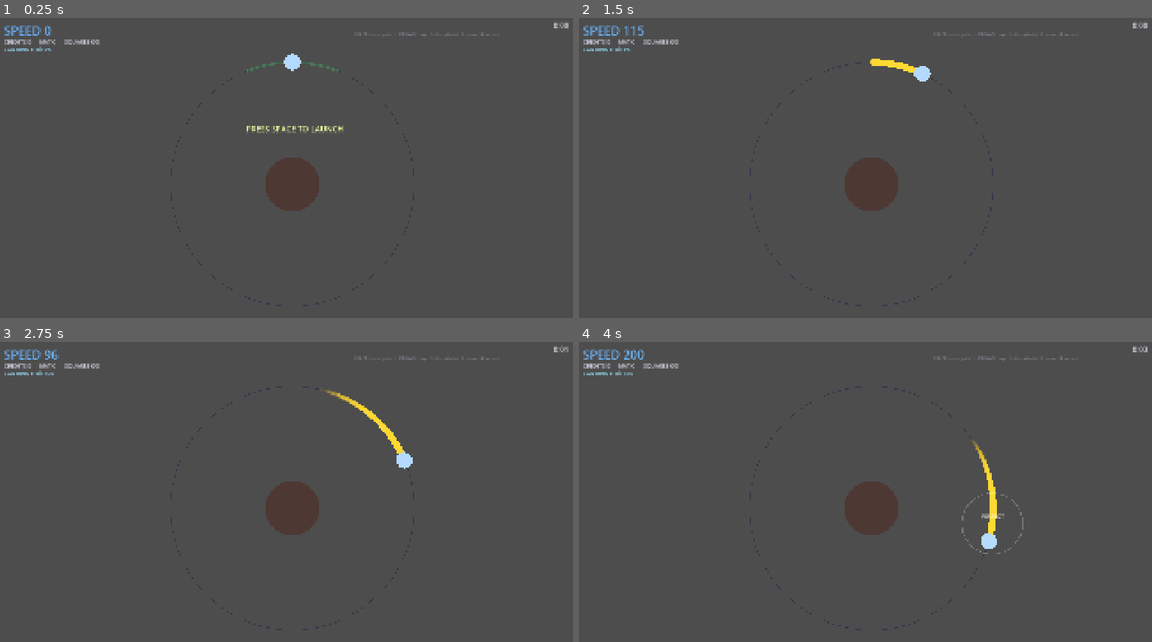
Above: before the commit, frames 1-4 (two rows, left to right).
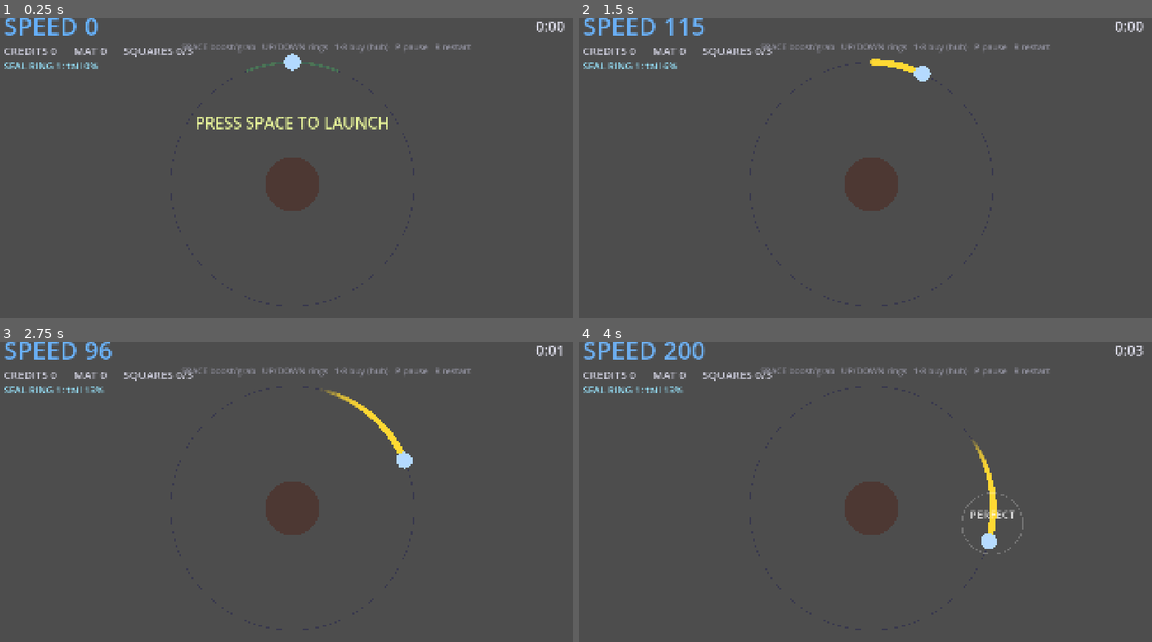
Above: after the commit, the same moments.

Repository: kjbrown-sandbox/juniper-dev-gamejam
Game: Godot game, scene res://Game.tscn
Two runs of this game, one before a commit and one after it. Both use one fixed random seed, a clock stepped at 60 frames per second and the inputs below.
Inputs (mouse positions are in pixels of both pictures, inside the frame that each line leads up to):
- Up to frame 1 (0.25 s): no input
- Up to frame 2 (1.5 s): tap Enter at 0.5 s; move the mouse to (1003, 168) at 0.52 s; hold Up 0.53-1.28 s; hold F 0.53-1.28 s; click (1003, 168) at 0.67 s; tap Space at 0.77 s; move the mouse to (750, 201) at 1.27 s; hold Down from 1.28 s (still down); tap 1 at 1.35 s
- Up to frame 3 (2.75 s): tap Space at 1.52 s; move the mouse to (349, 435) at 2.02 s; release Down at 2.03 s; hold Up from 2.03 s (still down); tap 2 at 2.1 s
- Up to frame 4 (4 s): move the mouse to (842, 576) at 2.77 s; tap 3 at 2.85 s; click (842, 576) at 2.92 s; tap Space at 3.02, 3.77 s; move the mouse to (1048, 558) at 3.52 s; release Up at 3.53 s; hold Down from 3.53 s (still down); tap 4 at 3.6 s

The runs differ from the first frame. In frame 1, 2.7% of the frame differs, in the area x 0-100%, y 0-39%; in frame 2, 2.0%; in frame 3, 2.0%; in frame 4, 2.2%.

Commit message:
Seal only on a full on-ring lap; 2x HUD text; enemy HP numbers
- Sealing now requires a full lap made ON the ring: clear the comet tail on glide
  arrival so a mid-glide spiral can't bank a seal. tail_span() ignores particles
  faded below 15% opacity, so the head must connect with a still-visible tail.
- Enemy HP drawn above each threat (remaining SPACE hits).
- All HUD / in-world text scaled via ui_text_scale (=2.0) through a dtext() helper;
  re-spaced the left stack, enemy clock, and right-anchored timer/controls, and
  centered the banners so 2x text doesn't overlap or clip. Shop modal left unscaled
  (fixed layout would overflow the canvas).
- Doc: record itch embed dims (1280x720) + Fullscreen button in the setup checklist.

Co-Authored-By: Claude Opus 4.8 (1M context) <noreply@anthropic.com>

Diff:
--- a/Game.gd
+++ b/Game.gd
@@ -24,6 +24,7 @@
 @export var comet_emit_step := 0.04     # rad spacing between emitted tail particles
 @export var comet_dot := 5.0            # tail particle radius (world px)
 @export var seal_near := 0.70           # tail fraction of full at which the seal cinematic engages
+@export var ui_text_scale := 2.0        # multiplier on all HUD / in-world text sizes (shop modal excluded)
 @export var seal_slowmo := 0.15         # steady time scale held through the seal (pleenko orange-unlock value)
 @export var seal_zoom := 1.9            # camera punch-in during the seal
 @export var seal_zoom_time := 0.5       # s to become fully zoomed in
@@ -379,12 +380,18 @@
 
 
 func tail_span() -> float:
-	# Angular length of the live tail = rotation accumulated while the oldest particle is
-	# still alive. The moon "catches its tail" (span >= TAU) by lapping within tail_life.
-	if comet.is_empty():
-		return 0.0
-	var oldest: Dictionary = comet[0]
-	return cum_angle - oldest.cum
+	# Angular length of the live tail = rotation since the oldest STILL-VISIBLE particle was
+	# dropped. The moon "catches its tail" (span >= TAU) by lapping within tail_life. A
+	# particle faded below 15% opacity is too ghostly to "collide" with, so it doesn't count
+	# — we measure to the oldest particle that's still at least 15% opaque.
+	for cp in comet:   # comet is ordered oldest-first
+		var lf: float = cp.life
+		var f := clampf(lf / tail_life, 0.0, 1.0)
+		var op := 1.0 - (1.0 - f) * (1.0 - f)   # same ease-out as the draw
+		if op >= 0.15:
+			var cm: float = cp.cum
+			return cum_angle - cm
+	return 0.0
 
 
 func seal_speed() -> float:
@@ -548,6 +555,7 @@
 			move_t = 1.0
 			moving = false
 			current_ring = move_to
+			comet.clear()   # drop the spiral tail from the glide — a seal needs a full lap made ON the ring
 			if current_ring == 0:
 				arrive_at_hub()   # bank squares + open the upgrade screen
 		display_radius = lerpf(ring_r(move_from), ring_r(move_to), move_t)
@@ -601,7 +609,7 @@
 			for n in light_count:
 				if unlocked < 2:
 					lights.append(rand_ahead())           # free before the core exists (ring 1)
-				elif core >= light_cost:
+				elif core > light_cost:                   # strict: never spend the last point
 					core -= light_cost
 					lights.append(rand_ahead())
 
@@ -662,7 +670,7 @@
 
 
 func enemy_interval(i: int) -> float:
-	return [45.0, 40.0, 35.0, 30.0][i % 4]
+	return [40.0, 35.0, 30.0, 25.0][i % 4]
 
 
 func enemy_count(i: int) -> int:
@@ -968,12 +976,12 @@
 		draw_rect(Rect2(cbx - 2, cby - 2, cbw + 4, 16.0), Color(0.05, 0.05, 0.07))
 		draw_rect(Rect2(cbx, cby, cbw, 12.0), Color(0.14, 0.14, 0.18))
 		draw_rect(Rect2(cbx, cby, cbw * cfrac, 12.0), Color(0.85, 0.3, 0.3).lerp(Color(0.3, 0.85, 0.45), cfrac))
-		draw_string(font, Vector2(cbx, cby + 27.0), "CORE %d/%d" % [int(core), int(core_cap)], HORIZONTAL_ALIGNMENT_CENTER, cbw, 13, Color(0.92, 0.92, 0.96))
+		dtext(font,Vector2(cbx, cby + 27.0), "CORE %d/%d" % [int(core), int(core_cap)], HORIZONTAL_ALIGNMENT_CENTER, cbw, 13, Color(0.92, 0.92, 0.96))
 
 	# Shop is blocked by living enemies: prompt above the planet while waiting at the hub.
 	if hub_pending and not shop_open and current_ring == 0 and not threats.is_empty():
-		draw_string(font, c + Vector2(-230, -planet_draw_radius() * z - 34.0), "KILL ENEMIES TO OPEN THE SHOP",
-			HORIZONTAL_ALIGNMENT_LEFT, -1, 26, Color(1, 0.3, 0.3))
+		dtext(font, c + Vector2(-450, -planet_draw_radius() * z - 40.0), "KILL ENEMIES TO OPEN THE SHOP",
+			HORIZONTAL_ALIGNMENT_CENTER, 900, 26, Color(1, 0.3, 0.3))
 
 	# Blaster beam.
 	if beam_on:
@@ -1002,7 +1010,7 @@
 		var hl: int = ast.hits_left
 		var ap := c + ring_point(ring_r(2), aa) * z
 		draw_circle(ap, asteroid_radius * z, Color(0.6, 0.55, 0.5))
-		draw_string(font, ap + Vector2(-20, -asteroid_radius * z - 4.0), str(hl), HORIZONTAL_ALIGNMENT_CENTER, 40, 16, Color(1, 1, 1))
+		dtext(font,ap + Vector2(-20, -asteroid_radius * z - 4.0), str(hl), HORIZONTAL_ALIGNMENT_CENTER, 40, 16, Color(1, 1, 1))
 
 	# Threats (siphoners).
 	for tr in threats:
@@ -1012,6 +1020,8 @@
 		var tcol := Color(1.0, 0.3, 0.85) if not latched else Color(1.0, 0.25, 0.25)
 		var rad := threat_radius * z
 		draw_colored_polygon([tp + Vector2(0, -rad), tp + Vector2(rad, 0), tp + Vector2(0, rad), tp + Vector2(-rad, 0)], tcol)
+		var thp: int = tr.hp
+		dtext(font,tp + Vector2(-20, -rad - 6.0), str(thp), HORIZONTAL_ALIGNMENT_CENTER, 40, 16, Color(1, 1, 1))
 
 	# Lights.
 	for i in lights.size():
@@ -1054,26 +1064,36 @@
 
 	for pu in popups:
 		var qa := clampf(pu.life * 1.6, 0.0, 1.0)
-		draw_string(font, c + pu.pos * z + Vector2(-40, 0), pu.text, HORIZONTAL_ALIGNMENT_CENTER, 80, pu.size, Color(1, 1, 1, qa))
+		dtext(font, c + pu.pos * z + Vector2(-110, 0), pu.text, HORIZONTAL_ALIGNMENT_CENTER, 220, pu.size, Color(1, 1, 1, qa))
 
 	_draw_hud(font, spd_col)
+
+
+# Scaled text helper — same arg order as draw_string, but the font size is multiplied by
+# ui_text_scale. Used everywhere except the shop modal (its layout is sized to fixed fonts).
+func dtext(f: Font, pos: Vector2, text: String, align: int, width: float, size: int, color: Color) -> void:
+	draw_string(f, pos, text, align, width, int(round(float(size) * ui_text_scale)), color)
 
 
 func _draw_hud(font: Font, spd_col: Color) -> void:
 	var vp := get_viewport_rect().size
-	draw_string(font, Vector2(22, 56), "SPEED %d" % int(speed), HORIZONTAL_ALIGNMENT_LEFT, -1, 40, spd_col)
-	draw_string(font, Vector2(22, 84), "CREDITS %d      MAT %d      SQUARES %d/%d" % [square_credits, asteroid_mats, inventory, max_inventory],
+	dtext(font, Vector2(22, 56), "SPEED %d" % int(speed), HORIZONTAL_ALIGNMENT_LEFT, -1, 40, spd_col)
+	dtext(font, Vector2(22, 120), "CREDITS %d      MAT %d      SQUARES %d/%d" % [square_credits, asteroid_mats, inventory, max_inventory],
 		HORIZONTAL_ALIGNMENT_LEFT, -1, 18, Color(0.82, 0.82, 0.88))
 	# Seal hint: how close the tail is to wrapping the current ring.
 	if phase == "play" and current_ring < unlocked and not sealed[current_ring] and not moving:
 		var pct := int(clampf(tail_span() / TAU, 0.0, 1.0) * 100.0)
-		draw_string(font, Vector2(22, 108), "SEAL RING %d: tail %d%%" % [current_ring + 1, pct],
+		dtext(font, Vector2(22, 168), "SEAL RING %d: tail %d%%" % [current_ring + 1, pct],
 			HORIZONTAL_ALIGNMENT_LEFT, -1, 16, Color(0.6, 0.9, 1.0))
+	# Core too low to make lights: head home to refill (it won't kill you, just dries up).
+	if phase == "play" and unlocked >= 2 and lights.is_empty() and core <= light_cost:
+		dtext(font, Vector2(22, 212), "CORE LOW — RETURN HOME TO REFILL",
+			HORIZONTAL_ALIGNMENT_LEFT, -1, 17, Color(1.0, 0.55, 0.2))
 
 	# Enemy spawn clock (Pleenko-style pie slice that depletes clockwise), on the left.
 	if enemy_active:
-		var ck := Vector2(74, 220)
-		var cr := 42.0
+		var ck := Vector2(90, 320)
+		var cr := 48.0
 		var secs := maxi(0, ceili(threat_timer))
 		var total := enemy_interval(threat_spawn_count)
 		var frac := clampf(float(secs) / maxf(1.0, total), 0.0, 1.0)
@@ -1085,34 +1105,35 @@
 				var a := -PI / 2.0 + sweep * (float(i) / 32.0)
 				pts.append(ck + Vector2(cos(a), sin(a)) * cr)
 			draw_colored_polygon(pts, Color(0.92, 0.92, 1.0))
-		draw_string(font, ck + Vector2(-cr, 9), str(secs), HORIZONTAL_ALIGNMENT_CENTER, cr * 2.0, 26, Color(0.1, 0.1, 0.15))
+		dtext(font, ck + Vector2(-cr, 14), str(secs), HORIZONTAL_ALIGNMENT_CENTER, cr * 2.0, 26, Color(0.1, 0.1, 0.15))
 		var cnt := enemy_count(threat_spawn_count)
 		var etext := ("%d enemy will spawn" if cnt == 1 else "%d enemies will spawn") % cnt
-		draw_string(font, Vector2(ck.x - 110, ck.y + cr + 28.0), etext, HORIZONTAL_ALIGNMENT_CENTER, 220, 17, Color(1, 0.58, 0.5))
+		dtext(font, Vector2(ck.x - 200, ck.y + cr + 34.0), etext, HORIZONTAL_ALIGNMENT_CENTER, 400, 17, Color(1, 0.58, 0.5))
 
 	# Game timer (top-right corner).
 	var mins := int(game_time) / 60
 	var secs := int(game_time) % 60
-	draw_string(font, Vector2(vp.x - 110, 34), "%d:%02d" % [mins, secs], HORIZONTAL_ALIGNMENT_LEFT, -1, 24, Color(0.85, 0.85, 0.9))
+	dtext(font, Vector2(vp.x - 170, 44), "%d:%02d" % [mins, secs], HORIZONTAL_ALIGNMENT_LEFT, -1, 24, Color(0.85, 0.85, 0.9))
 
 	# Controls hint (top-right, under the timer).
 	var hint := "SPACE boost/grab   UP/DOWN rings   1-8 buy (hub)   P pause"
 	if has_blasters:
 		hint += "   hold F: blaster"
 	hint += "   R restart"
-	draw_string(font, Vector2(vp.x - 760, 58), hint, HORIZONTAL_ALIGNMENT_LEFT, -1, 14, Color(0.55, 0.55, 0.6))
+	dtext(font, Vector2(vp.x - 1320, 104), hint, HORIZONTAL_ALIGNMENT_LEFT, -1, 14, Color(0.55, 0.55, 0.6))
 
 	var sc := screen_center()
+	# Centered banners — CENTER alignment in a wide box so they stay centered at any text scale.
 	if paused:
-		draw_string(font, sc + Vector2(-70, -170), "PAUSED  (P)", HORIZONTAL_ALIGNMENT_LEFT, -1, 30, Color(0.9, 0.9, 1.0))
+		dtext(font, sc + Vector2(-500, -180), "PAUSED  (P)", HORIZONTAL_ALIGNMENT_CENTER, 1000, 30, Color(0.9, 0.9, 1.0))
 	elif not started and phase == "play":
-		draw_string(font, sc + Vector2(-150, -170), "PRESS SPACE TO LAUNCH", HORIZONTAL_ALIGNMENT_LEFT, -1, 26, Color(0.9, 0.95, 0.6))
+		dtext(font, sc + Vector2(-500, -180), "PRESS SPACE TO LAUNCH", HORIZONTAL_ALIGNMENT_CENTER, 1000, 26, Color(0.9, 0.95, 0.6))
 	elif phase == "won":
-		draw_string(font, sc + Vector2(-160, -170), "PLANET SAVED!  (R)", HORIZONTAL_ALIGNMENT_LEFT, -1, 30, Color(0.5, 1, 0.6))
+		dtext(font, sc + Vector2(-500, -180), "PLANET SAVED!  (R)", HORIZONTAL_ALIGNMENT_CENTER, 1000, 30, Color(0.5, 1, 0.6))
 	elif phase == "dead":
-		draw_string(font, sc + Vector2(-200, -170), "%s  (R)" % dead_reason, HORIZONTAL_ALIGNMENT_LEFT, -1, 24, Color(1, 0.4, 0.4))
+		dtext(font, sc + Vector2(-500, -180), "%s  (R)" % dead_reason, HORIZONTAL_ALIGNMENT_CENTER, 1000, 24, Color(1, 0.4, 0.4))
 	elif banner_timer > 0.0:
-		draw_string(font, sc + Vector2(-170, -170), banner_text, HORIZONTAL_ALIGNMENT_LEFT, -1, 24, Color(1, 1, 0.6))
+		dtext(font, sc + Vector2(-500, -180), banner_text, HORIZONTAL_ALIGNMENT_CENTER, 1000, 24, Color(1, 1, 0.6))
 
 	if shop_open:
 		draw_shop_modal(font)
Not shown, changed: CLAUDE.md
